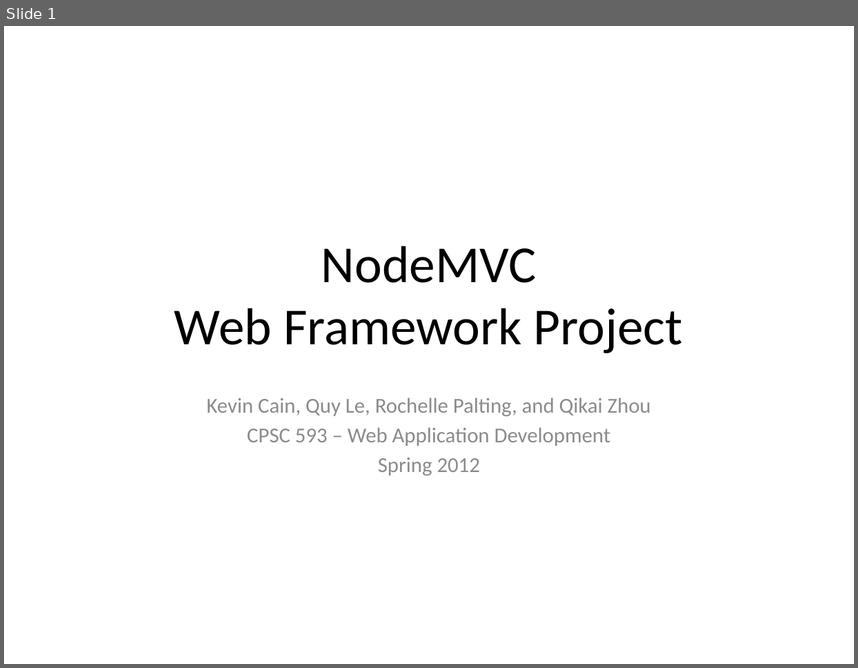
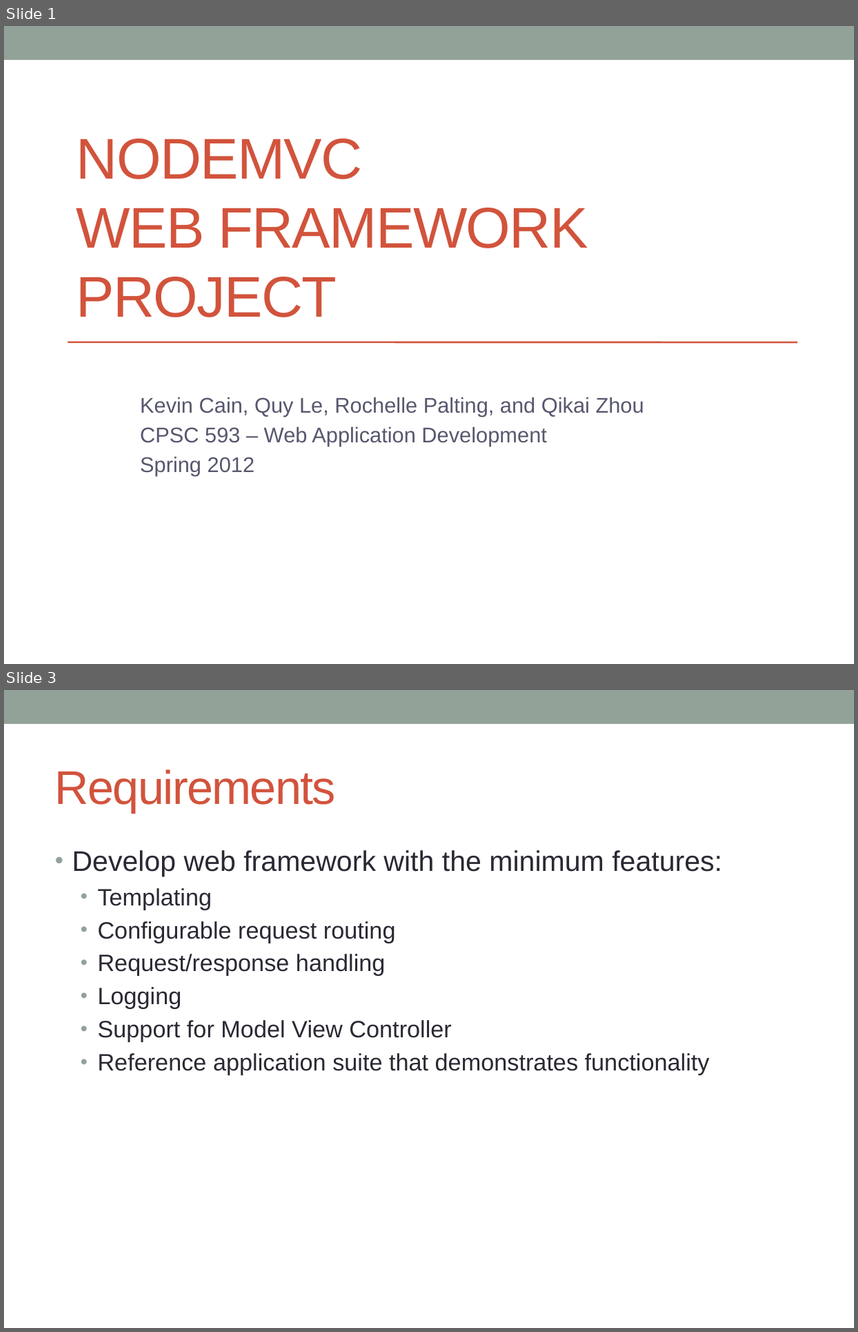
Before and after one commit to nodemvc/node-mvc, a slide deck: Documents/nodeMvcPresentation.pptx. Shown one above the other, each under a label of ours: slide 1 before the commit, slides 1 and 3 after it; the slides between them are not shown. The pictures are 858x668 and 858x1332 pixels, drawn with LibreOffice and Linux fonts; fonts in the diff are those of the drawing. Boxes give left, top, right and bottom in pixels: in the first picture for what was removed or moved away, otherwise in the second. Text is boxed around its words. In the diff, an @@ line names an element or a change of style, - is before the commit and + after.

```diff
--- a/Documents/nodeMvcPresentation.pptx
+++ b/Documents/nodeMvcPresentation.pptx
@@ slide 3 added at (x1=4, y1=690, x2=854, y2=1328), background #FFFFFF; not listed: 1 template element that a slide beside it also shows @@
@@ title added at (x1=55, y1=769, x2=336, y2=813), 40 pt, text #D2533C @@
+Requirements
@@ text added at (x1=72, y1=850, x2=722, y2=1075), 20 pt, text #292934 @@
+• Develop web framework with the minimum features:
+  • Templating
+  • Configurable request routing
+  • Request/response handling
+  • Logging
+  • Support for Model View Controller
+  • Reference application suite that demonstrates functionality
@@ slide 1 changed as well @@
@@ rectangle added at (x1=4, y1=26, x2=854, y2=60), fill #93A299 @@
@@ title "NODEMVC WEB FRAMEWORK PROJECT" at (x1=76, y1=138, x2=588, y2=317): vertical alignment middle to bottom @@
@@ title at (x1=76, y1=138, x2=588, y2=317): text changed; size 44 to 48.6 pt; font Calibri to Arial; text colour #000000 to #D2533C @@
-NodeMVC
-Web Framework Project
+NODEMVC
+WEB FRAMEWORK PROJECT
@@ line added from (67, 342) to (797, 342), #D2533C 1.5 pt @@
@@ subtitle "Kevin Cain, Quy Le, Rochelle ..." at (x1=140, y1=397, x2=644, y2=476): font Calibri to Arial, text colour #8C8C8C to #57576E; alignment centre to left @@
```
Also in this commit, not shown: 7 other slides changed, 5 other slides added, 4 slides removed.
